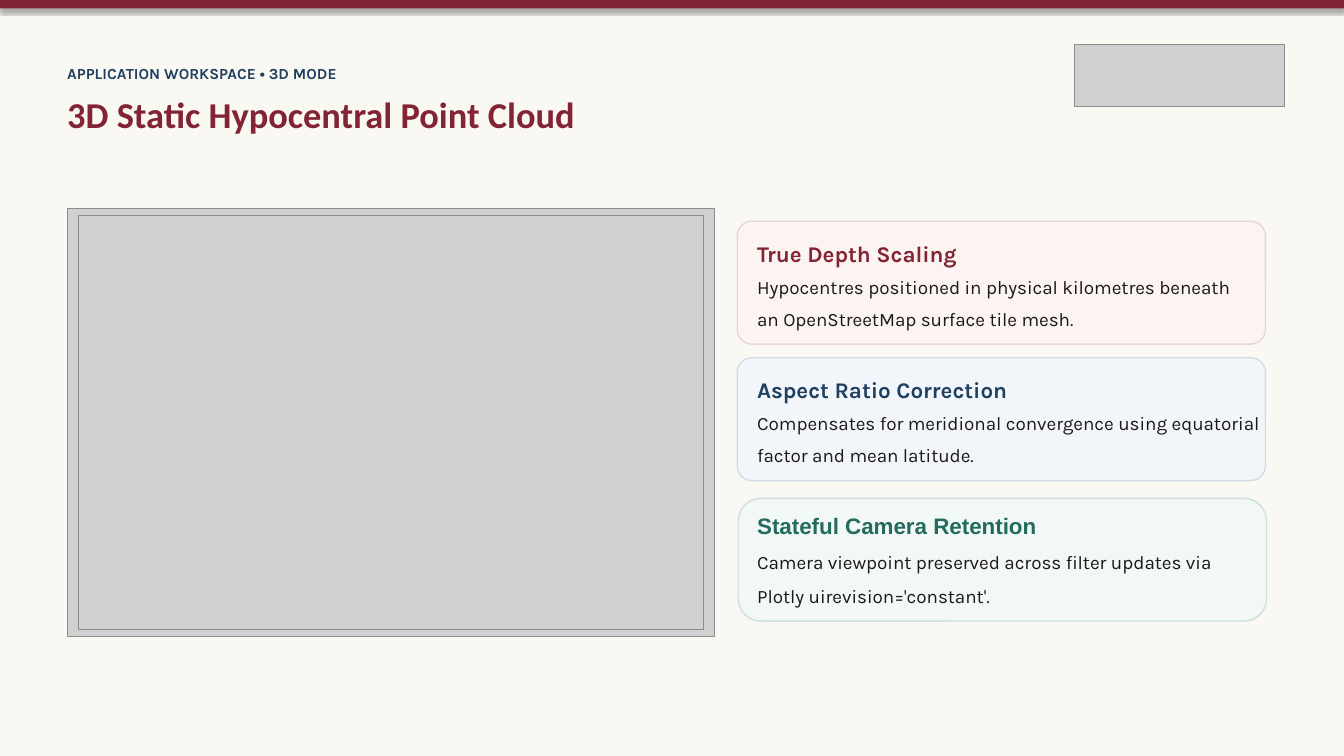
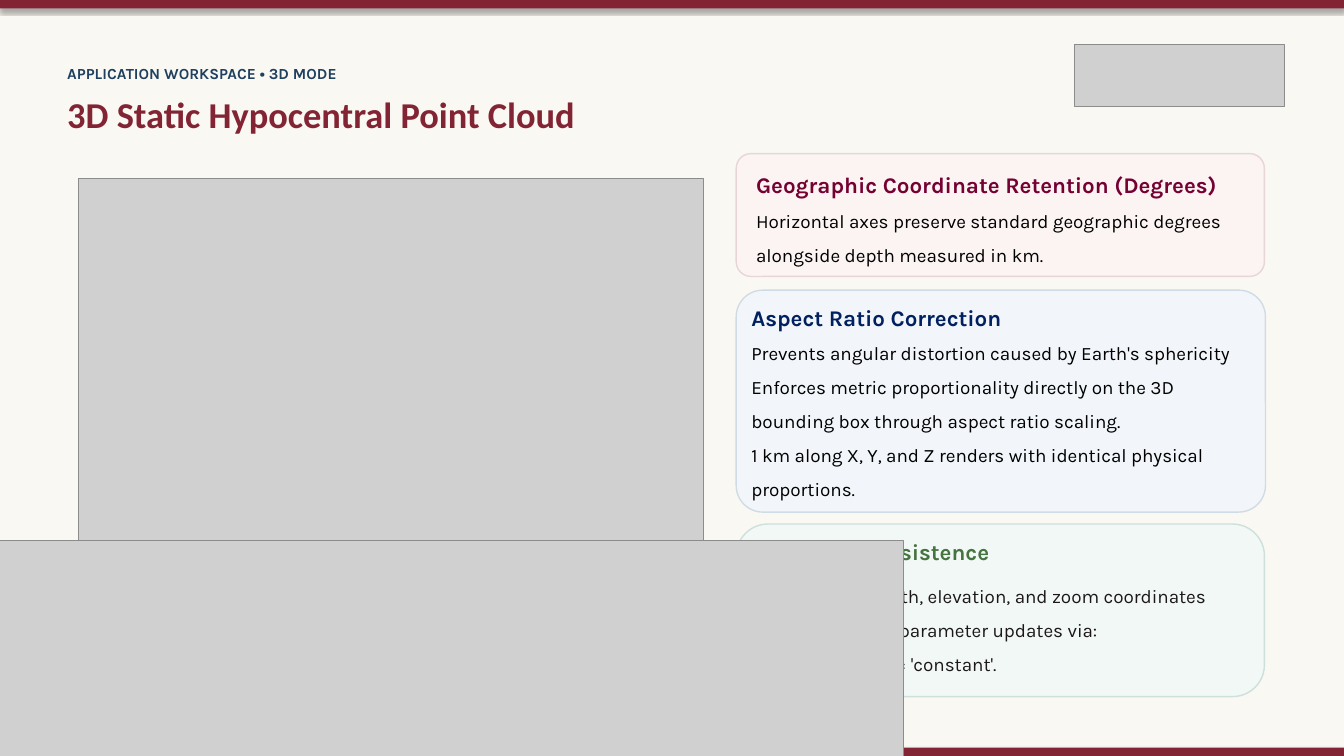
Before and after one commit to Crucio104/Seismic-Viewer-Presentation, a slide deck: slide 6 of thesis/presentation/Seismic Viewer - Thesis Defense.pptx. Drawn at 1344x756 pixels with LibreOffice and Linux fonts; fonts in the diff are those of the drawing; grey boxes stand for pictures. Boxes give left, top, right and bottom in pixels: in the first picture for what was removed or moved away, otherwise in the second. Text is boxed around its words. In the diff, an @@ line names an element or a change of style, - is before the commit and + after.

```diff
--- a/thesis/presentation/Seismic Viewer - Thesis Defense.pptx
+++ b/thesis/presentation/Seismic Viewer - Thesis Defense.pptx
@@ picture moved from (x1=79, y1=216, x2=704, y2=630) to (x1=79, y1=178, x2=704, y2=593) @@
@@ rounded rectangle moved from (x1=737, y1=222, x2=1265, y2=345) to (x1=736, y1=153, x2=1264, y2=276) @@
@@ text at (x1=756, y1=176, x2=1220, y2=267): text changed; text colour #1C1819 to #000000 @@
-True Depth Scaling
-Hypocentres positioned in physical kilometres beneath an OpenStreetMap surface tile mesh.
+Geographic Coordinate Retention (Degrees)
+Horizontal axes preserve standard geographic degrees alongside depth measured in km.
@@ picture removed at (x1=68, y1=209, x2=716, y2=637) @@
@@ rounded rectangle resized from (x1=737, y1=358, x2=1265, y2=481) to (x1=736, y1=290, x2=1265, y2=512) @@
@@ text at (x1=751, y1=310, x2=1002, y2=332): text colour #204060 to #002060 in "Aspect Ratio Correction" @@
@@ text "Aspect Ratio Correction" moved from (x1=757, y1=382, x2=1260, y2=463) to (x1=751, y1=310, x2=1229, y2=501) @@
@@ text at (x1=751, y1=347, x2=1229, y2=501): text changed; text colour #1C1819 to #000000 @@
-Compensates for meridional convergence using equatorial factor and mean latitude.
+Prevents angular distortion caused by Earth's sphericity Enforces metric proportionality directly on the 3D bounding box through aspect ratio scaling.
+1 km along X, Y, and Z renders with identical physical proportions.
@@ rounded rectangle resized from (x1=738, y1=499, x2=1266, y2=622) to (x1=736, y1=524, x2=1264, y2=697) @@
@@ picture added at (x1=0, y1=541, x2=903, y2=756) @@
@@ text at (x1=755, y1=540, x2=1206, y2=672): text changed @@
-Stateful Camera Retention
-Camera viewpoint preserved across filter updates via
-Plotly uirevision='constant'.
+Viewpoint Persistence
+Maintains azimuth, elevation, and zoom coordinates across filter and parameter updates via:
+Plotly uirevision = 'constant'.
@@ rectangle added at (x1=0, y1=748, x2=1344, y2=756), fill #822433 @@
```
Also in this commit, not shown: 12 other slides changed, 2 slides added, 1 slide removed, 32 other files.
